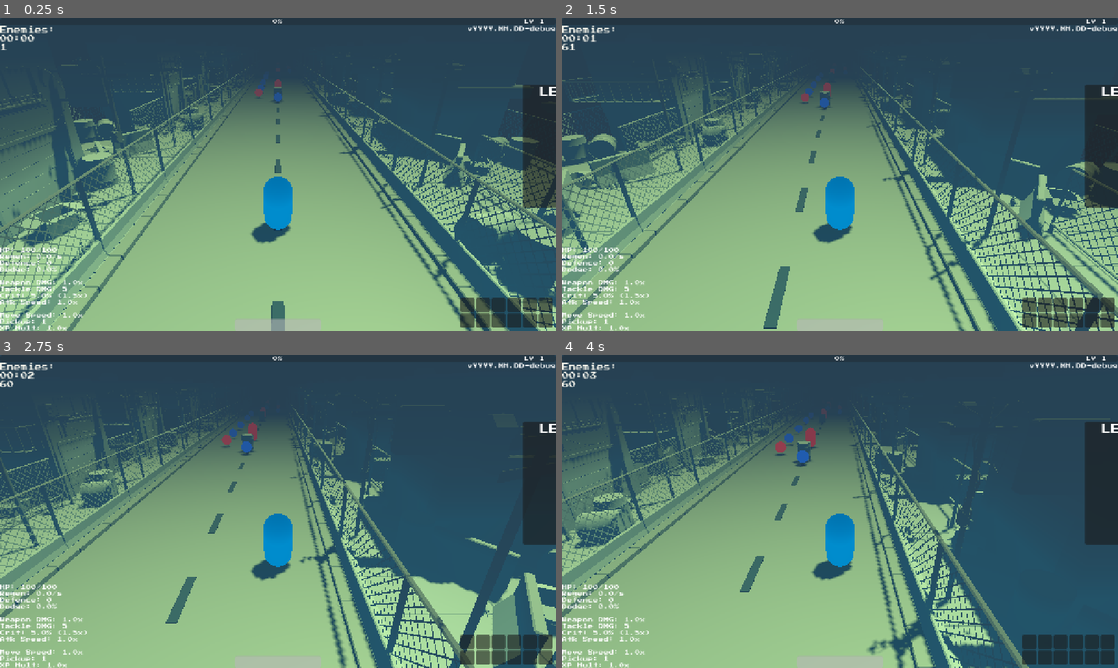
Above: before the commit, frames 1-4 (two rows, left to right).
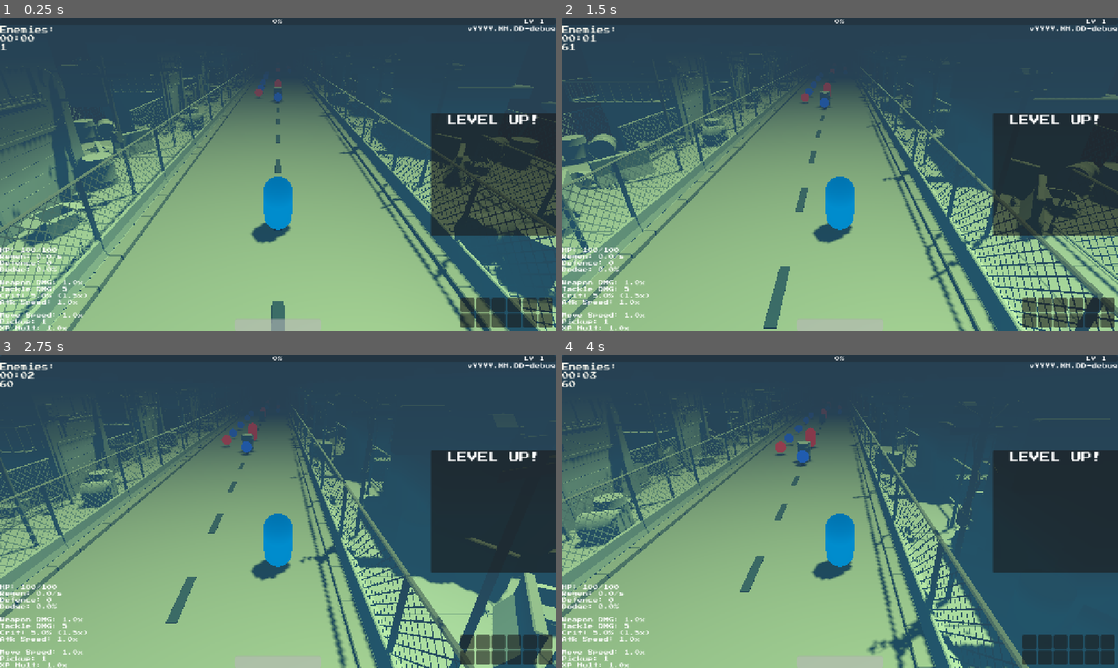
Above: after the commit, the same moments.

Repository: 100-Devs-1-Game/EscapeForHelp
Game: Godot game, scene res://root.tscn
Two runs of this game, one before a commit and one after it. Both use one fixed random seed, a clock stepped at 60 frames per second and the inputs below. Sound files missing from this copy of the repository are replaced by a short silence.
Inputs (mouse positions are in pixels of both pictures, inside the frame that each line leads up to):
- Up to frame 1 (0.25 s): no input
- Up to frame 2 (1.5 s): move the mouse to (962, 158) at 0.52 s; press the mouse at (962, 158) at 0.53 s; hold D (move_right) 0.53-1.25 s; release the mouse at (962, 158) at 1.25 s; drag from (728, 190) to (812, 237) at 1.27 s
- Up to frame 3 (2.75 s): move the mouse to (333, 442) at 2.02 s; press the mouse at (333, 442) at 2.03 s; hold D (move_right) from 2.03 s (still down)
- Up to frame 4 (4 s): release D (move_right) at 2.75 s; release the mouse at (895, 442) at 2.75 s; drag from (812, 574) to (673, 464) at 2.77 s; move the mouse to (1006, 558) at 3.52 s; press the mouse at (1006, 558) at 3.53 s; hold A (move_left) from 3.53 s (still down)

The runs differ from the first frame. In frame 1, 7.5% of the frame differs, in the area x 77-100%, y 21-70%; in frame 2, 7.5%; in frame 3, 7.5%; in frame 4, 7.5%.

Commit message:
Fix level up panel

Diff:
--- a/src/scenes/ui/game_screen.tscn
+++ b/src/scenes/ui/game_screen.tscn
@@ -18,9 +18,9 @@
 lbl_stats = NodePath("Control/StatusDisplay/StatsLabel")
 death_panel = NodePath("Control/Panels/DeathPanel")
 lbl_result = NodePath("Control/Panels/DeathPanel/LblResult")
-level_up_panel = NodePath("Control/Panels/LevelUp")
-lbl_level_up = NodePath("Control/Panels/LevelUp/PanelContainer/MarginContainer/VBoxContainer/LblLevelUp")
-upgrade_options_container = NodePath("Control/Panels/LevelUp/PanelContainer/MarginContainer/VBoxContainer/UpgradeOptions")
+level_up_panel = NodePath("Control/Panels/PanelContainerLevelUp")
+lbl_level_up = NodePath("Control/Panels/PanelContainerLevelUp/MarginContainer/VBoxContainer/LblLevelUp")
+upgrade_options_container = NodePath("Control/Panels/PanelContainerLevelUp/MarginContainer/VBoxContainer/UpgradeOptions")
 
 [node name="Control" type="Control" parent="."]
 layout_mode = 3
@@ -150,43 +150,40 @@
 grow_horizontal = 2
 grow_vertical = 2
 
-[node name="LevelUp" type="Control" parent="Control/Panels"]
-process_mode = 2
-z_index = 1
-anchors_preset = 0
-offset_left = 1200.0
-offset_top = 150.0
-offset_right = 1400.0
-offset_bottom = 400.00006
-
-[node name="PanelContainer" type="PanelContainer" parent="Control/Panels/LevelUp"]
-layout_mode = 0
-offset_left = 4.0
-offset_top = 4.0
-offset_right = 292.0
-offset_bottom = 286.0
-
-[node name="MarginContainer" type="MarginContainer" parent="Control/Panels/LevelUp/PanelContainer"]
+[node name="PanelContainerLevelUp" type="PanelContainer" parent="Control/Panels"]
+layout_mode = 1
+anchors_preset = 6
+anchor_left = 1.0
+anchor_top = 0.5
+anchor_right = 1.0
+anchor_bottom = 0.5
+offset_left = -288.0
+offset_top = -141.0
+offset_bottom = 141.0
+grow_horizontal = 0
+grow_vertical = 2
+
+[node name="MarginContainer" type="MarginContainer" parent="Control/Panels/PanelContainerLevelUp"]
 layout_mode = 2
 theme_override_constants/margin_left = 4
 theme_override_constants/margin_top = 4
 theme_override_constants/margin_right = 4
 theme_override_constants/margin_bottom = 4
 
-[node name="VBoxContainer" type="VBoxContainer" parent="Control/Panels/LevelUp/PanelContainer/MarginContainer"]
-layout_mode = 2
-
-[node name="LblLevelUp" type="Label" parent="Control/Panels/LevelUp/PanelContainer/MarginContainer/VBoxContainer"]
+[node name="VBoxContainer" type="VBoxContainer" parent="Control/Panels/PanelContainerLevelUp/MarginContainer"]
+layout_mode = 2
+
+[node name="LblLevelUp" type="Label" parent="Control/Panels/PanelContainerLevelUp/MarginContainer/VBoxContainer"]
 layout_mode = 2
 theme_override_font_sizes/font_size = 24
 text = "LEVEL UP!"
 horizontal_alignment = 1
 
-[node name="UpgradeOptions" type="VBoxContainer" parent="Control/Panels/LevelUp/PanelContainer/MarginContainer/VBoxContainer"]
+[node name="UpgradeOptions" type="VBoxContainer" parent="Control/Panels/PanelContainerLevelUp/MarginContainer/VBoxContainer"]
 layout_mode = 2
 size_flags_vertical = 3
 
-[node name="SndLevelUp" type="AudioStreamPlayer" parent="Control/Panels/LevelUp/PanelContainer"]
+[node name="SndLevelUp" type="AudioStreamPlayer" parent="Control/Panels/PanelContainerLevelUp"]
 stream = ExtResource("3_gusqm")
 
 [node name="DeathPanel" type="Panel" parent="Control/Panels"]
